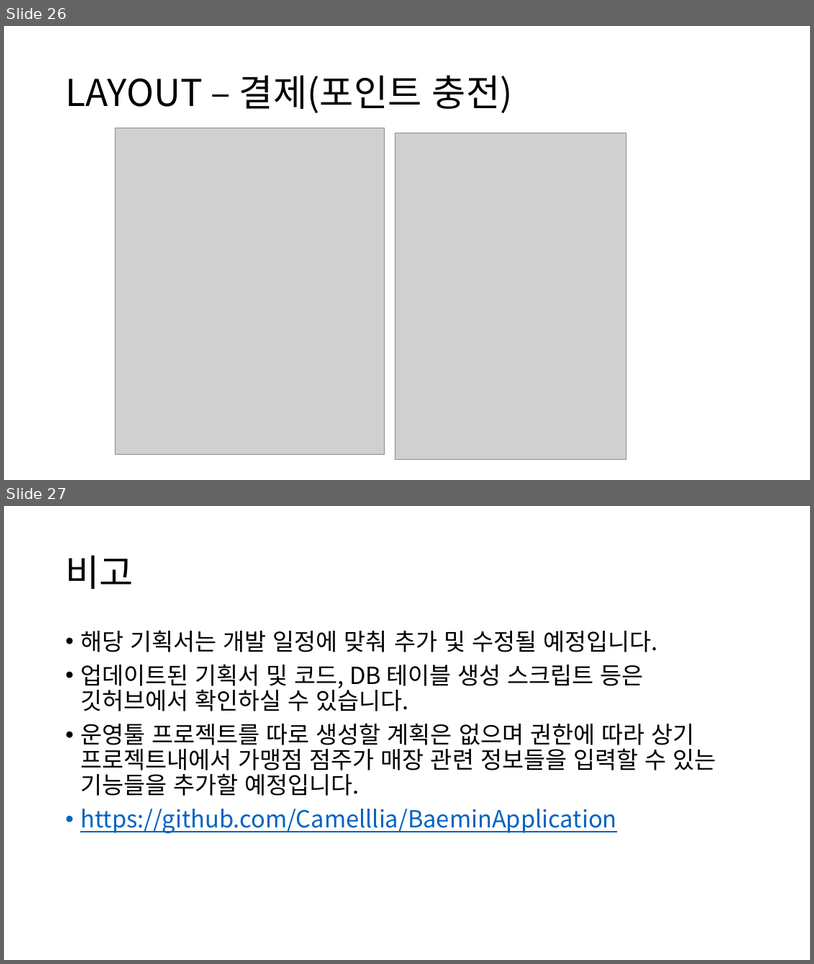
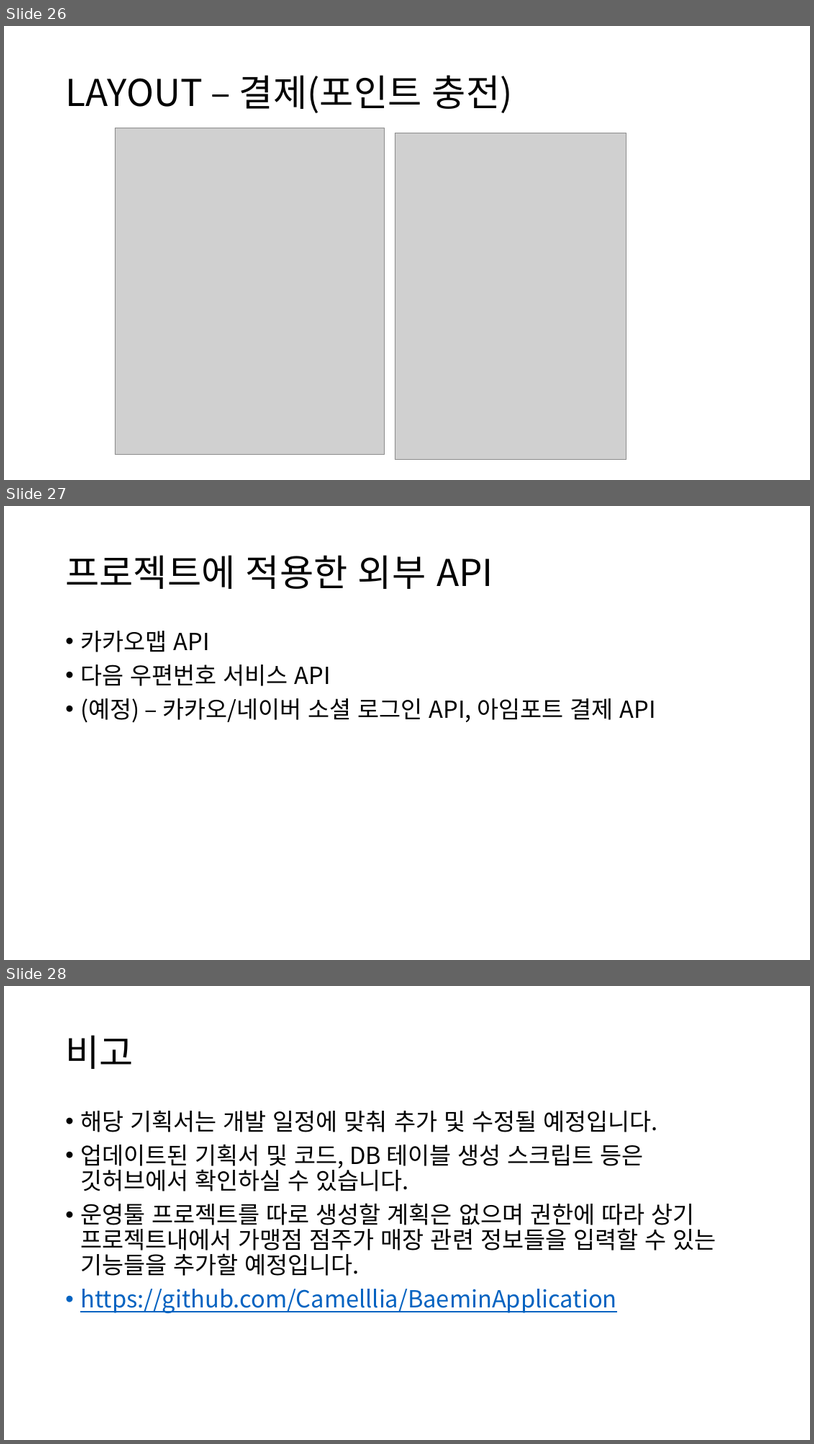
Before and after one commit to Camelllia/BaeminApplication, a slide deck: 202131205_김승진_실무게임프로그래밍_기획서.pptx. Shown one above the other, each under a label of ours: slides 26 and 27 before the commit, slides 26, 27 and 28 after it. The pictures are 814x964 and 814x1444 pixels, drawn with LibreOffice and Linux fonts; fonts in the diff are those of the drawing; grey boxes stand for pictures. Boxes give left, top, right and bottom in pixels: in the first picture for what was removed or moved away, otherwise in the second. Text is boxed around its words. In the diff, an @@ line names an element or a change of style, - is before the commit and + after.

Commit message:
기획서 업데이트

```diff
--- a/202131205_김승진_실무게임프로그래밍_기획서.pptx
+++ b/202131205_김승진_실무게임프로그래밍_기획서.pptx
@@ slide 27 added at bbox=[4, 506, 810, 960], background #FFFFFF @@
@@ title added at bbox=[65, 555, 494, 589], 44 pt, text #000000 @@
+프로젝트에 적용한 외부 API
@@ text added at bbox=[80, 631, 656, 722], 28 pt, text #000000 @@
+• 카카오맵 API
+• 다음 우편번호 서비스 API
+• (예정) – 카카오/네이버 소셜 로그인 API, 아임포트 결제 API
@@ what was slide 27 is now slide 28 @@
```
